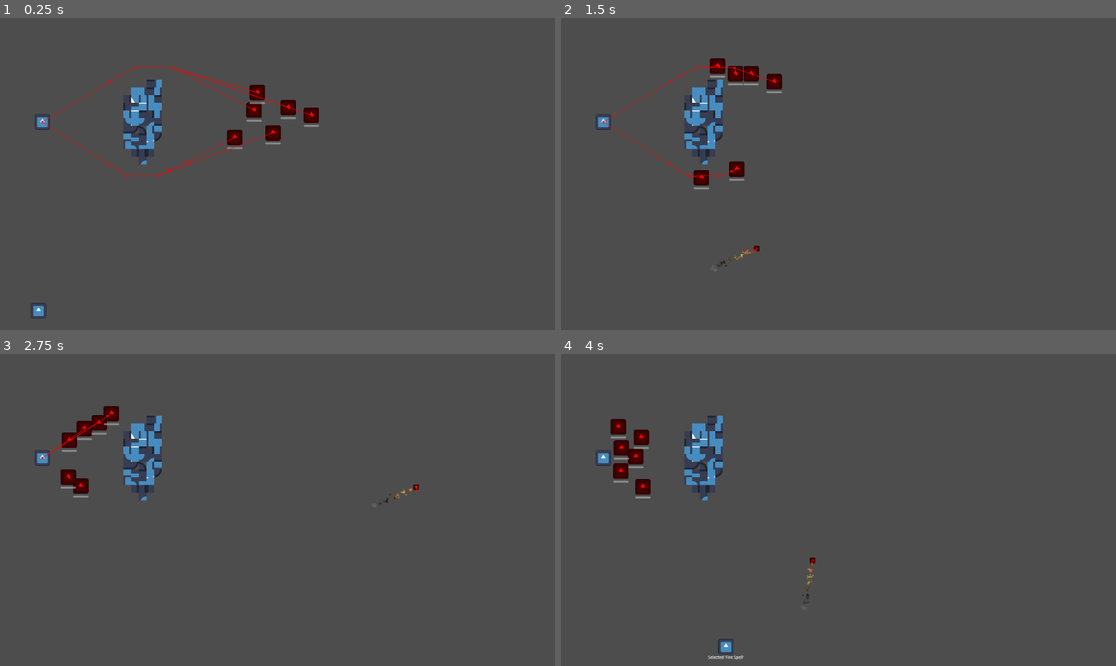
Above: before the commit, frames 1-4 (two rows, left to right).
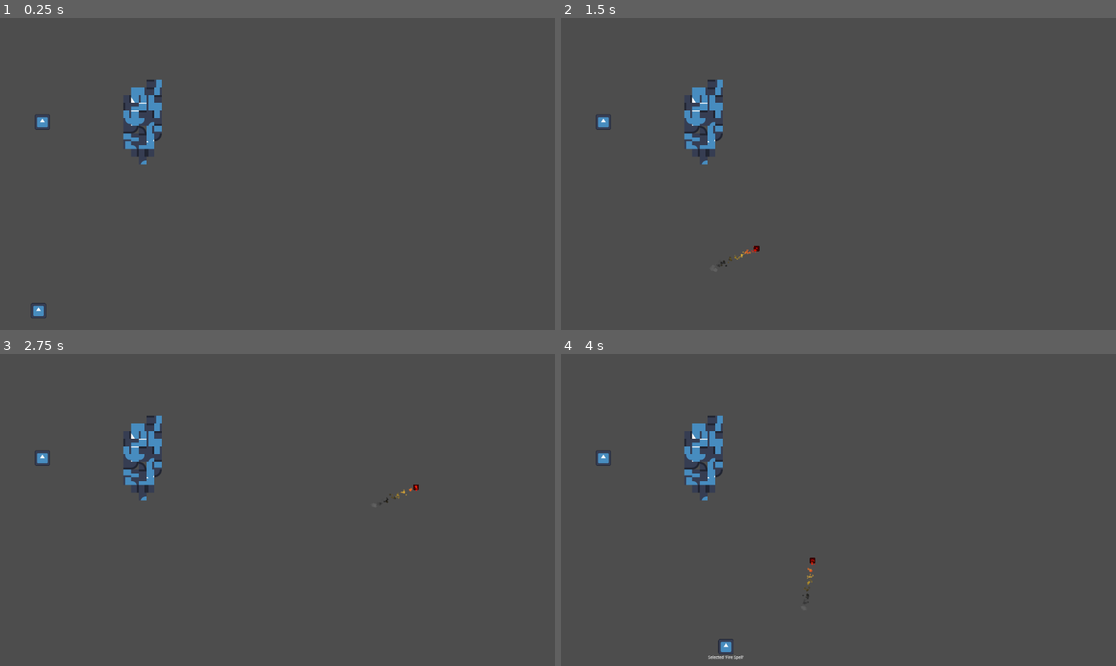
Above: after the commit, the same moments.

Repository: NIK-Pro-coder/coop-roguelike-reborn
Game: Godot game, scene res://main.tscn
The game is run twice, just before and just after one commit, with the same random seed, the same clock (stepped at 60 frames per second) and the same inputs. The engine's default icon, where the game draws it, is replaced by a stand-in: a white triangle on a blue panel in a dark square.
Inputs (mouse positions are in pixels of both pictures, inside the frame that each line leads up to):
- Up to frame 1 (0.25 s): no input
- Up to frame 2 (1.5 s): tap Enter at 0.5 s; move the mouse to (960, 158) at 0.52 s; hold D (right) 0.53-1.28 s; hold Tab (cycle_spell) 0.53-1.28 s; click (960, 158) at 0.67 s; move the mouse to (727, 189) at 1.27 s; hold S (down) from 1.28 s (still down); right-click (727, 189) at 1.35 s
- Up to frame 3 (2.75 s): move the mouse to (333, 441) at 2.02 s; release S (down) at 2.03 s; hold D (right) from 2.03 s (still down); hold Tab (cycle_spell) from 2.03 s (still down)
- Up to frame 4 (4 s): move the mouse to (810, 572) at 2.77 s; release D (right) at 2.78 s; release Tab (cycle_spell) at 2.78 s; hold W (up) 2.78-3.53 s; right-click (810, 572) at 2.85 s; click (810, 572) at 2.92 s; move the mouse to (1005, 556) at 3.52 s; hold A (left) from 3.53 s (still down); hold Tab (cycle_spell) from 3.53 s (still down)

The runs differ from the first frame. In frame 1, 1.3% of the frame differs, in the area x 7-58%, y 15-52%; in frame 2, 1.1%; in frame 3, 0.9%; in frame 4, 0.9%.

Commit message:
Started working on wave manager

Diff:
--- /dev/null
+++ b/WaveMngr/wave_mngr.gd
@@ -0,0 +1,2 @@
+extends Node
+class_name WaveMngr
--- /dev/null
+++ b/WaveMngr/wave_mngr.tscn
@@ -0,0 +1,6 @@
+[gd_scene format=3 uid="uid://c74jbybnjf2wb"]
+
+[ext_resource type="Script" uid="uid://dg20p33m68pn6" path="res://WaveMngr/wave_mngr.gd" id="1_qwv2i"]
+
+[node name="WaveMngr" type="Node" unique_id=2126990534]
+script = ExtResource("1_qwv2i")
--- a/main.tscn
+++ b/main.tscn
@@ -1,7 +1,6 @@
 [gd_scene format=4 uid="uid://bbda4h7u3rerl"]
 
 [ext_resource type="PackedScene" uid="uid://cdhqce348kp2a" path="res://Player/player.tscn" id="1_ig7tw"]
-[ext_resource type="PackedScene" uid="uid://m5c1kwwxoqar" path="res://Enemies/BaseEnemy/base_enemy.tscn" id="2_0xm2m"]
 [ext_resource type="TileSet" uid="uid://c2jce6753fhst" path="res://main_tileset.tres" id="3_h2yge"]
 
 [sub_resource type="NavigationPolygon" id="NavigationPolygon_h2yge"]
@@ -19,24 +18,6 @@
 position = Vector2(88, 216)
 device = 0
 
-[node name="BaseEnemy" parent="." unique_id=1686810503 instance=ExtResource("2_0xm2m")]
-position = Vector2(544, 200)
-
-[node name="BaseEnemy2" parent="." unique_id=54283226 instance=ExtResource("2_0xm2m")]
-position = Vector2(584, 232)
-
-[node name="BaseEnemy3" parent="." unique_id=1503297345 instance=ExtResource("2_0xm2m")]
-position = Vector2(616, 192)
-
-[node name="BaseEnemy4" parent="." unique_id=770515727 instance=ExtResource("2_0xm2m")]
-position = Vector2(504, 240)
-
-[node name="BaseEnemy5" parent="." unique_id=992091137 instance=ExtResource("2_0xm2m")]
-position = Vector2(552, 160)
-
-[node name="BaseEnemy6" parent="." unique_id=2092161712 instance=ExtResource("2_0xm2m")]
-position = Vector2(664, 208)
-
 [node name="NavigationRegion2D" type="NavigationRegion2D" parent="." unique_id=637748730]
 navigation_polygon = SubResource("NavigationPolygon_h2yge")
 
Not shown, added: WaveMngr/wave_mngr.gd.uid
